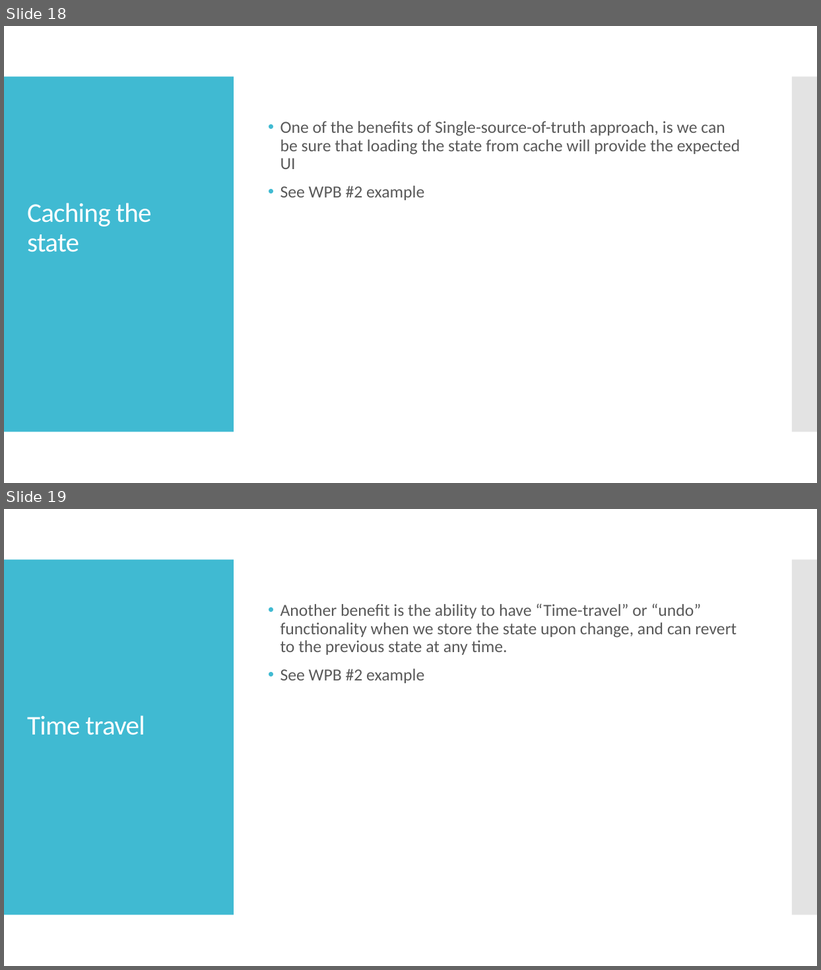
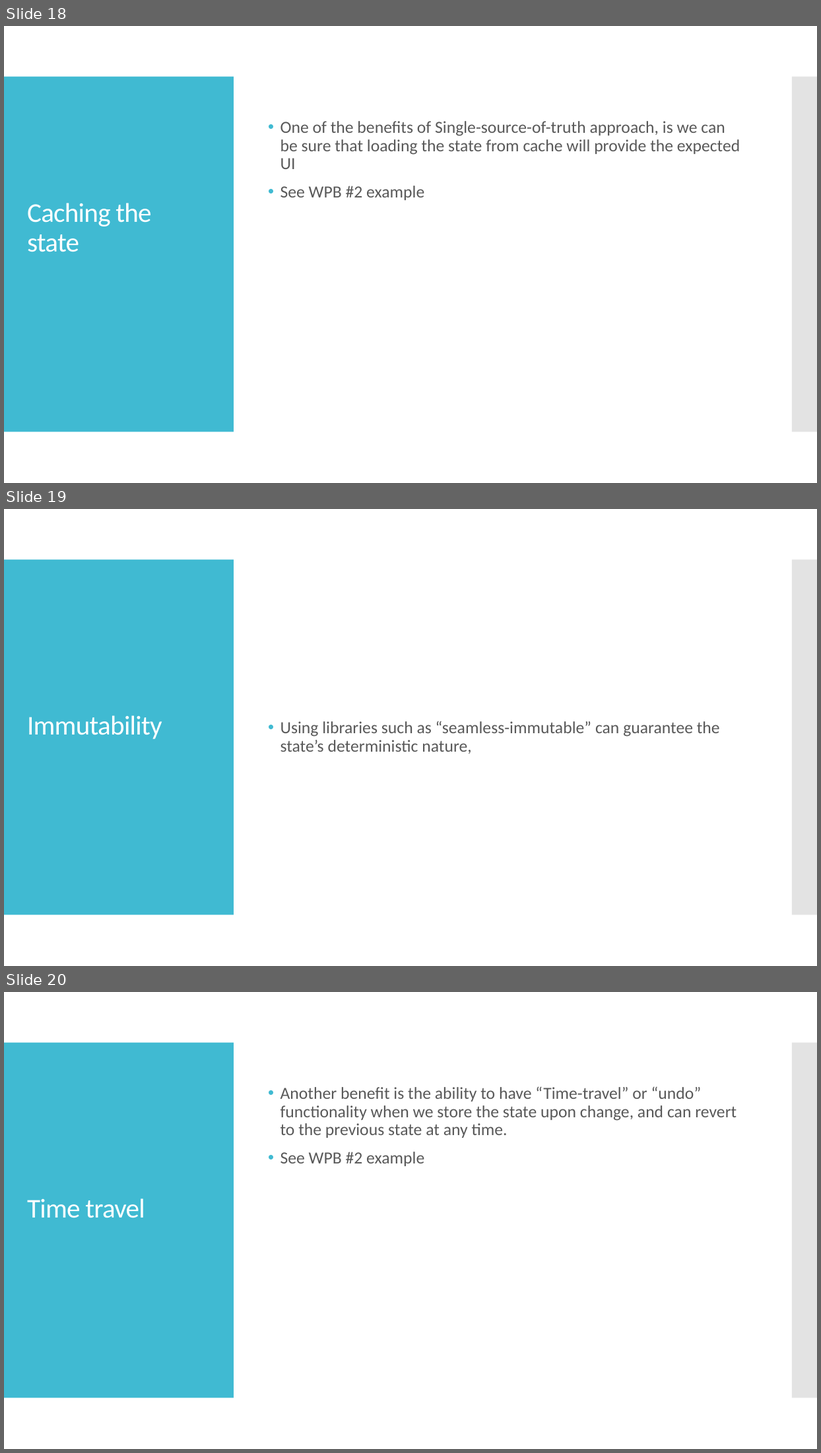
Before and after one commit to tikalk/vanilla-redux-meetup, a slide deck: Vanilla Redux.pptx. Shown one above the other, each under a label of ours: slides 18 and 19 before the commit, slides 18, 19 and 20 after it. The pictures are 821x970 and 821x1453 pixels, drawn with LibreOffice and Linux fonts; fonts in the diff are those of the drawing. Boxes give left, top, right and bottom in pixels: in the first picture for what was removed or moved away, otherwise in the second. Text is boxed around its words. In the diff, an @@ line names an element or a change of style, - is before the commit and + after.

```diff
--- a/Vanilla Redux.pptx
+++ b/Vanilla Redux.pptx
@@ slide 19 added at (4, 509, 817, 966), background #FFFFFF; not listed: 2 template elements that a slide beside it also shows @@
@@ title added at (27, 716, 162, 739), 32 pt, text #FFFFFF @@
+Immutability
@@ text added at (281, 722, 720, 754), 20 pt, text #595959 @@
+• Using libraries such as “seamless-immutable” can guarantee the state’s deterministic nature,
@@ what was slide 19 is now slide 20 @@
```
Also in this commit, not shown: 8 slides changed.
